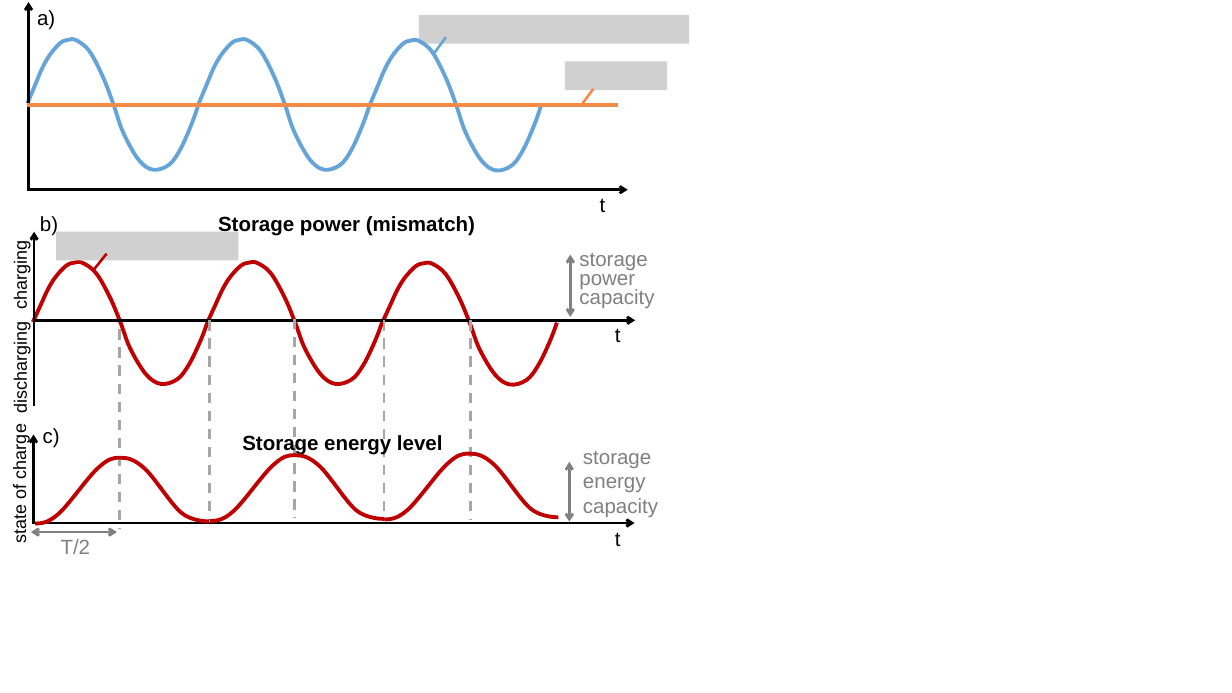
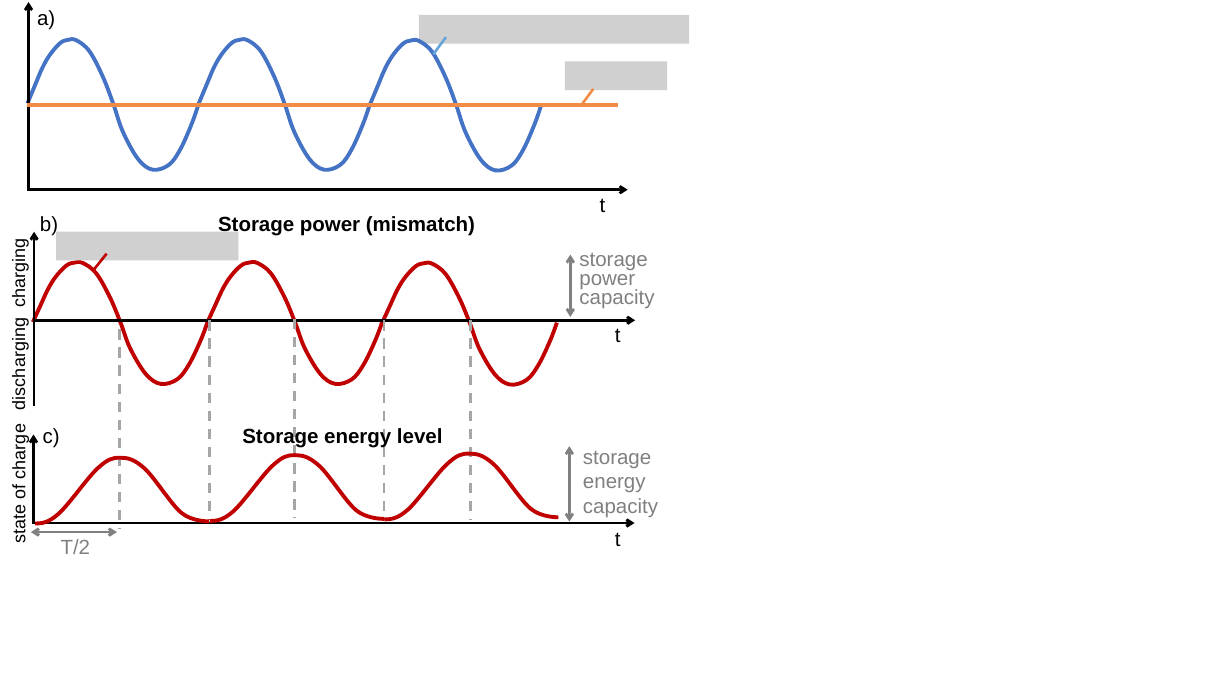
Before and after one commit to martavp/pv-textbook, a slide deck: slide 1 of Figures/Chapter_14/drawings/Fig14.X_storage_theory.pptx. Drawn at 1232x693 pixels with LibreOffice and Linux fonts; fonts in the diff are those of the drawing; grey boxes stand for pictures. Boxes give left, top, right and bottom in pixels: in the first picture for what was removed or moved away, otherwise in the second. Text is boxed around its words. In the diff, an @@ line names an element or a change of style, - is before the commit and + after.

```diff
--- a/Figures/Chapter_14/drawings/Fig14.X_storage_theory.pptx
+++ b/Figures/Chapter_14/drawings/Fig14.X_storage_theory.pptx
@@ outline #64A4D9 3 pt to #4472C4 3 pt in 3 elements at (x1=28, y1=39, x2=199, y2=170), (x1=199, y1=39, x2=370, y2=170), (x1=371, y1=40, x2=542, y2=171) @@
@@ text "discharging" moved from (x1=11, y1=332, x2=31, y2=411) to (x1=9, y1=328, x2=29, y2=407) @@
@@ text "Storage energy level" moved from (x1=242, y1=434, x2=443, y2=455) to (x1=242, y1=427, x2=443, y2=448) @@
@@ double arrow moved from (569, 462) - (569, 522) to (569, 446) - (569, 522) @@
```
Also in this commit, not shown: 1 other slide changed, 22 other files.
